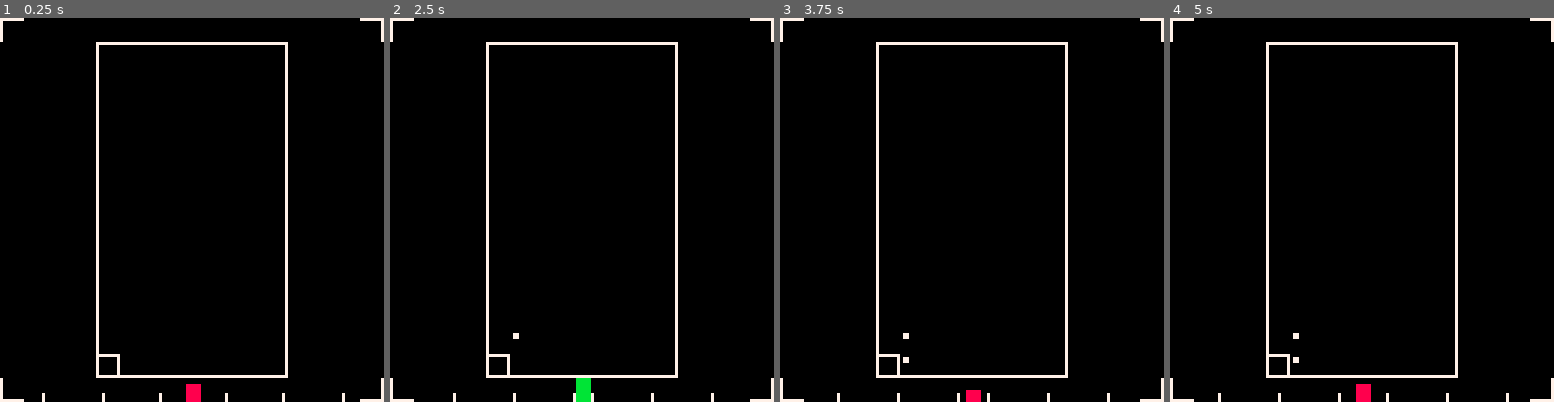
Above: before the commit, frames 1-4 (left to right).
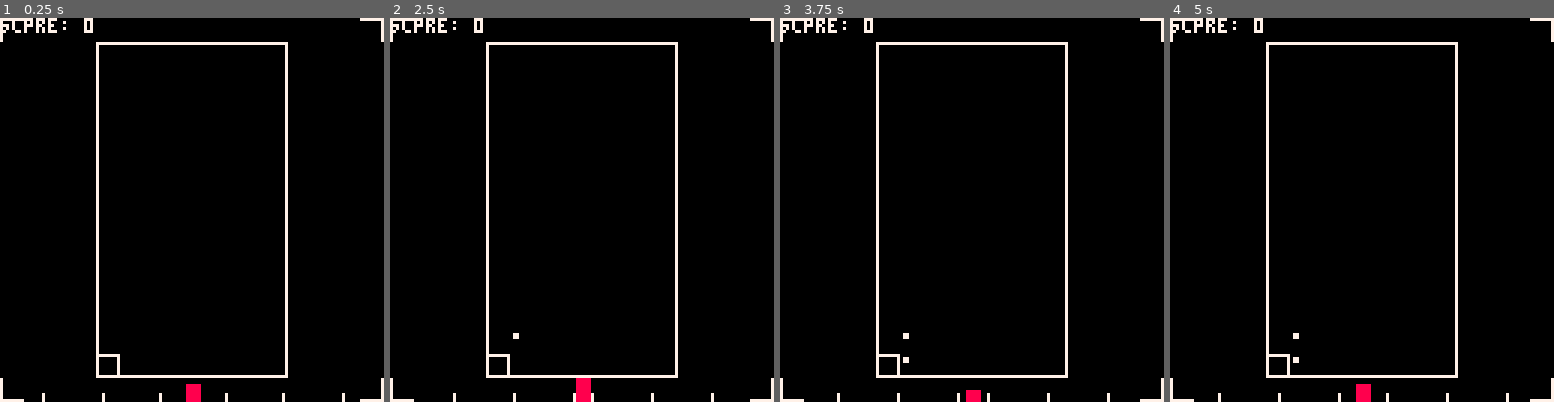
Above: after the commit, the same moments.

Repository: GerodruS/gj211219
Game: PICO-8 cartridge game.p8
Same seed, same stepped clock (60 frames per second), same inputs: the game is played once before the commit and once after it.
Inputs:
- Up to frame 1 (0.25 s): no input
- Up to frame 2 (2.5 s): hold Right 1.6-2.1 s; hold Up 2.15-2.42 s; hold Right from 2.47 s (still down)
- Up to frame 3 (3.75 s): release Right at 3.03 s; hold Left 3.08-3.58 s; hold Down from 3.63 s (still down)
- Up to frame 4 (5 s): release Down at 3.97 s; hold Right 4.02-4.68 s; hold Up from 4.73 s (still down)

The runs differ from the first frame. In frame 1, 0.3% of the frame differs, in the area x 0-25%, y 0-4%; in frame 2, 0.6%, in the area x 0-53%, y 0-100%; in frame 3, 0.3%; in frame 4, 0.3%.

Commit message:
Started to add score, added people at elevator visualization

Diff:
--- a/game.p8
+++ b/game.p8
@@ -10,6 +10,7 @@
  init_rhythm()
  init_elevator()
  init_queues()
+ init_score()
 end
 
 function _update60()
@@ -23,7 +24,7 @@
  cls()
  map(0,0,0,0,16,16)
 
- if succes then
+ if success then
   color(11)
  else
   color(8)
@@ -31,6 +32,7 @@
  draw_rhythm()
  draw_elevator()
  draw_queues()
+ draw_score()
 end
 -->8
 -- rhythm
@@ -59,7 +61,7 @@
  end
 end
 -->8
---elevator and floors
+-- elevator and floors
 function init_elevator()
  min_floor=1
  max_floor=3
@@ -67,6 +69,8 @@
  floor_size={8,8}
 
  current_floor=1
+ elevator_content=0
+ max_elvtr_content=9
 end
 
 function update_elevator()
@@ -78,16 +82,34 @@
  if (btnp(⬆️)) dp[2]+=1
  if (btnp(⬇️)) dp[2]-=1
 
- if dp[1]~=0 or dp[2]~=0 then
-  succes=t<gap or period-gap<t
-  if succes then
+ if dp[2]~=0 then
+  success=t<gap or period-gap<t
+  if success then
    current_floor+=dp[2]
    if current_floor<min_floor then
     current_floor=min_floor
-    succes=false
+    success=false
    elseif max_floor<current_floor then
     current_floor=max_floor
-    succes=false
+    success=false
+   end
+  end
+ elseif dp[1]~=0 then
+  success=t<gap or period-gap<t
+  if success then
+   if dp[1]<0 then
+    success=0<queues[current_floor]and
+            elevator_content<max_elvtr_content
+    if success then
+     queues[current_floor]-=1
+     elevator_content+=1
+    end
+   else
+    success=0<elevator_content
+    if success then
+     elevator_content-=1
+     delivary_completed()
+    end
    end
   end
  end
@@ -98,10 +120,15 @@
  local y=-(current_floor-1)*floor_size[2]+first_floor_pos[2]
  spr(4,x-1,y-1)
 -- rectfill(x-1,y+1,x+1,y-1)
+ for i=0,elevator_content-1 do
+  local xx=x+(i%3)*2
+  local yy=y+flr(i/3)*2
+  rectfill(xx,yy,xx+1,yy+1,3)
+ end
 end
 
 -->8
---queues
+-- queues
 function init_queues()
  queues={}
  for i=min_floor,max_floor do
@@ -109,7 +136,7 @@
  end
  gen_delay=1
  next_gen=rnd(gen_delay)+1
- max_queue=3
+ max_queue=5
 end
 
 function update_queues()
@@ -135,6 +162,19 @@
   end
  end
 end
+-->8
+-- score
+function init_score()
+ score=0
+end
+
+function draw_score()
+ print('scpre: '..score)
+end
+
+function delivary_completed()
+ score+=100
+end
 __gfx__
 00000000777777777777777777777777777777770000000000000000000000000000000000000000000000000000000000000000000000000000000000000000
 00000000700000000000000000000007700000070000000000000000000000000000000000000000000000000000000000000000000000000000000000000000
